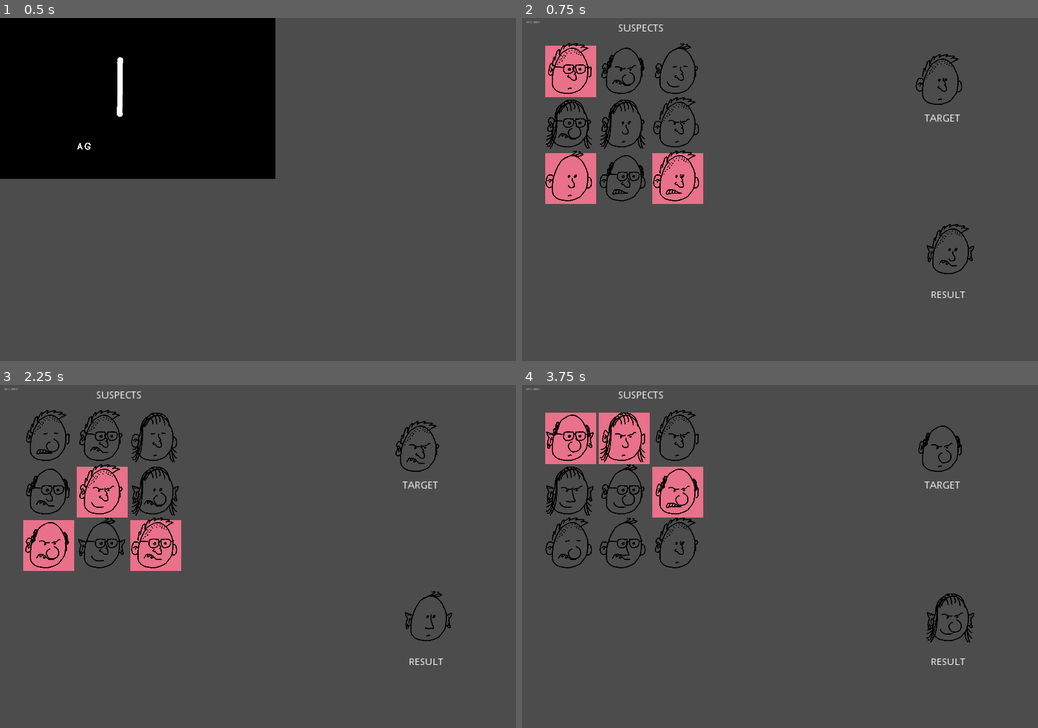
Above: before the commit, frames 1-4 (two rows, left to right).
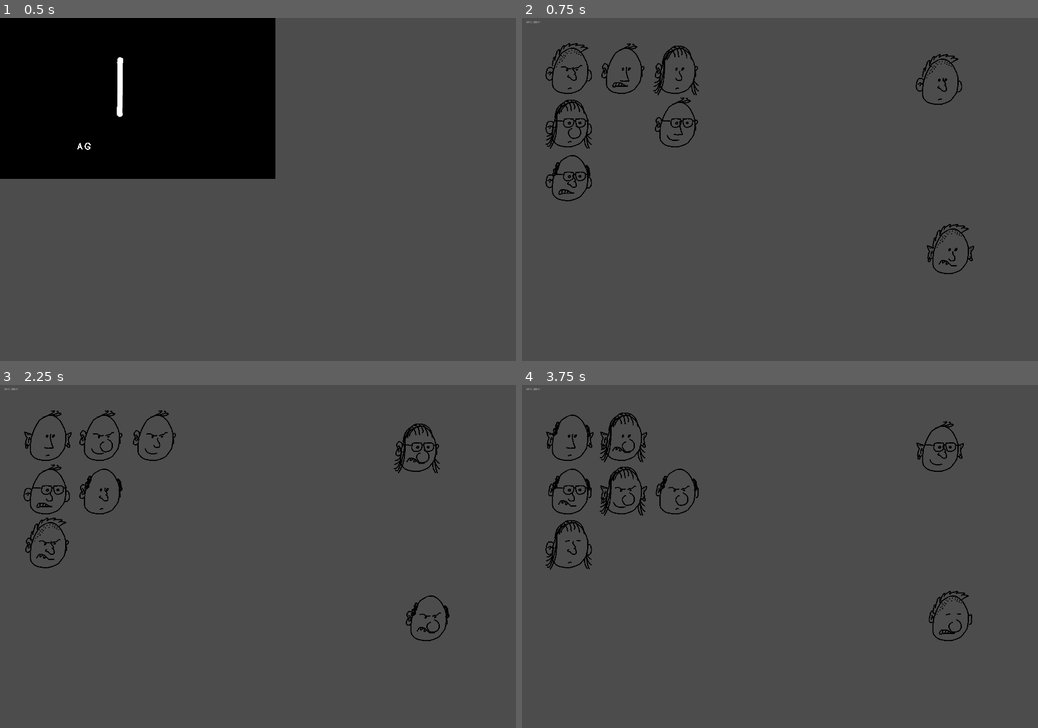
Above: after the commit, the same moments.

Repository: skarnl/godot--gmtk2021
Game: Godot game, scene res://screens/splash.tscn
Same seed, same stepped clock (60 frames per second), same inputs: the game is played once before the commit and once after it.
Inputs (mouse positions are in pixels of both pictures, inside the frame that each line leads up to):
- Up to frame 1 (0.5 s): no input
- Up to frame 2 (0.75 s): tap Enter (ui_accept) at 0.5 s; move the mouse to (893, 172) at 0.52 s; click (893, 172) at 0.67 s
- Up to frame 3 (2.25 s): tap Enter (ui_accept) at 0.77, 1.25, 1.52 s; move the mouse to (154, 573) at 1.27 s; click (154, 573) at 1.42 s; tap R (restart) at 2 s; move the mouse to (309, 481) at 2.02 s; click (309, 481) at 2.17 s
- Up to frame 4 (3.75 s): tap Enter (ui_accept) at 2.75, 3.02 s; move the mouse to (754, 625) at 2.77 s; click (754, 625) at 2.92 s; tap R (restart) at 3.5 s; move the mouse to (934, 607) at 3.52 s; click (934, 607) at 3.67 s

Frame 1 is identical in both runs. In frame 2, 5.6% of the frame differs, in the area x 4-86%, y 1-82%; in frame 3, 6.3%, in the area x 4-88%, y 1-82%; in frame 4, 6.2%.
Error after the commit: Invalid set index 'mark_as_variant' (on base: 'Node2D (person.gd)') with value of type 'bool'. (res://game/suspects.gd:40)

Commit message:
Add MarketPerson for selecting

Diff:
--- /dev/null
+++ b/entities/market/market_person.gd
@@ -0,0 +1,54 @@
+extends Area2D
+
+
+signal selected(config)
+signal deselected
+
+
+onready var person := $Person
+
+
+var _selected := false
+var mark_as_variant := false
+
+
+func _on_input_event(viewport: Node, event: InputEvent, shape_idx: int) -> void:
+	if (event is InputEventMouseButton and event.pressed):
+		_selected = !_selected
+
+		if _selected:
+			emit_signal('selected', person.get_configuration())
+		else:
+			emit_signal('deselected')
+
+		_update_selected_render()
+
+
+func _update_selected_render() -> void:
+#	TODO render hier iets om aan te geven dat het geselecteerd is of niet
+	update()
+	pass
+
+
+func _draw() -> void:
+	if OS.is_debug_build() and mark_as_variant:
+		draw_rect(Rect2(Vector2(10.0, 10.0), Vector2(190.00, 190.00)), Color.crimson.lightened(0.4))
+
+	if _selected:
+		draw_rect(Rect2(Vector2(10.0, 10.0), Vector2(190.00, 190.00)), Color.yellow.lightened(0.6))
+
+
+func set_configuration(config:Configuration) -> void:
+	person.set_configuration(config)
+
+
+
+func get_configuration() -> Configuration:
+	return person.get_configuration()
+
+
+
+
+
+func is_selected() -> bool:
+	return _selected
--- /dev/null
+++ b/entities/market/market_person.tscn
@@ -0,0 +1,18 @@
+[gd_scene load_steps=4 format=2]
+
+[ext_resource path="res://entities/person/person.tscn" type="PackedScene" id=1]
+[ext_resource path="res://entities/market/market_person.gd" type="Script" id=2]
+
+[sub_resource type="RectangleShape2D" id=1]
+extents = Vector2( 90, 90 )
+
+[node name="MarketPerson" type="Area2D"]
+script = ExtResource( 2 )
+
+[node name="Person" parent="." instance=ExtResource( 1 )]
+
+[node name="CollisionShape2D" type="CollisionShape2D" parent="."]
+position = Vector2( 98, 98 )
+shape = SubResource( 1 )
+
+[connection signal="input_event" from="." to="." method="_on_input_event"]
--- a/entities/person/person.gd
+++ b/entities/person/person.gd
@@ -9,14 +9,10 @@
 onready var mouth = $Mouth
 
 
-var mark_as_variant = false
+var rng: RandomNumberGenerator = RandomNumberGenerator.new()
+const PARTS = [PersonParts.EARS, PersonParts.EYES, PersonParts.NOSE, PersonParts.MOUTH, PersonParts.HAIR]
 
-
-var rng: RandomNumberGenerator = RandomNumberGenerator.new()
-
-
-var PARTS = [PersonParts.EARS, PersonParts.EYES, PersonParts.NOSE, PersonParts.MOUTH, PersonParts.HAIR]
-
+var _configuration:Configuration
 
 func _ready() -> void:
 	rng.randomize()
@@ -48,23 +44,15 @@
 
 
 func set_configuration(config: Configuration, exclude: Dictionary = {}) -> void:
+	_configuration = config
+
 	for part in PARTS:
 		var sprite = self[part]
 
-		if (part in config):
-			sprite.set_frame_coords(Vector2( config[part], sprite.get_frame_coords().y))
+		if (part in _configuration):
+			sprite.set_frame_coords(Vector2( _configuration[part], sprite.get_frame_coords().y))
 
 
 
 func get_configuration() -> Configuration:
-	var config = {}
-
-	for part in PARTS:
-		config[part] = self[part].get_frame_coords().x
-
-	return Configuration.new(config)
-
-
-func _draw() -> void:
-	if OS.is_debug_build() and mark_as_variant:
-		draw_rect(Rect2(Vector2(10.0, 10.0), Vector2(190.00, 190.00)), Color.crimson.lightened(0.4))
+	return _configuration
--- a/game/game.tscn
+++ b/game/game.tscn
@@ -1,10 +1,11 @@
-[gd_scene load_steps=6 format=2]
+[gd_scene load_steps=7 format=2]
 
 [ext_resource path="res://game/suspects.gd" type="Script" id=1]
 [ext_resource path="res://game/game.gd" type="Script" id=2]
 [ext_resource path="res://gui/hud.tscn" type="PackedScene" id=3]
 [ext_resource path="res://entities/result/result.tscn" type="PackedScene" id=4]
 [ext_resource path="res://entities/target/target.tscn" type="PackedScene" id=5]
+[ext_resource path="res://entities/market/market_person.tscn" type="PackedScene" id=6]
 
 [node name="Game" type="Node2D"]
 script = ExtResource( 2 )
@@ -21,9 +22,13 @@
 position = Vector2( 73.0537, 94.4353 )
 script = ExtResource( 1 )
 
+[node name="MarketPerson" parent="Suspects" instance=ExtResource( 6 )]
+
 [node name="Control" type="Control" parent="."]
+visible = false
 margin_right = 40.0
 margin_bottom = 40.0
+mouse_filter = 2
 __meta__ = {
 "_edit_use_anchors_": false
 }
